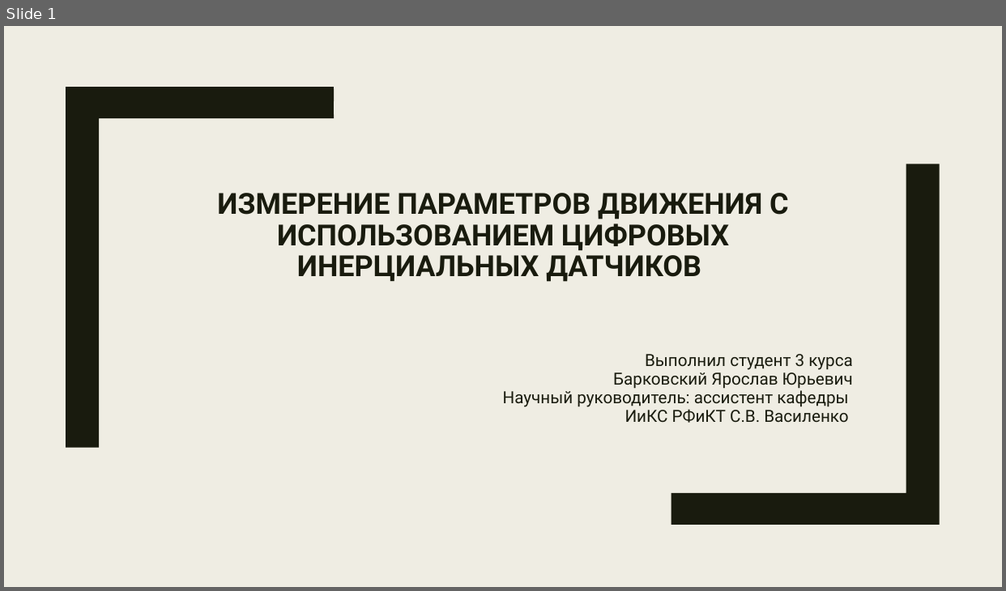
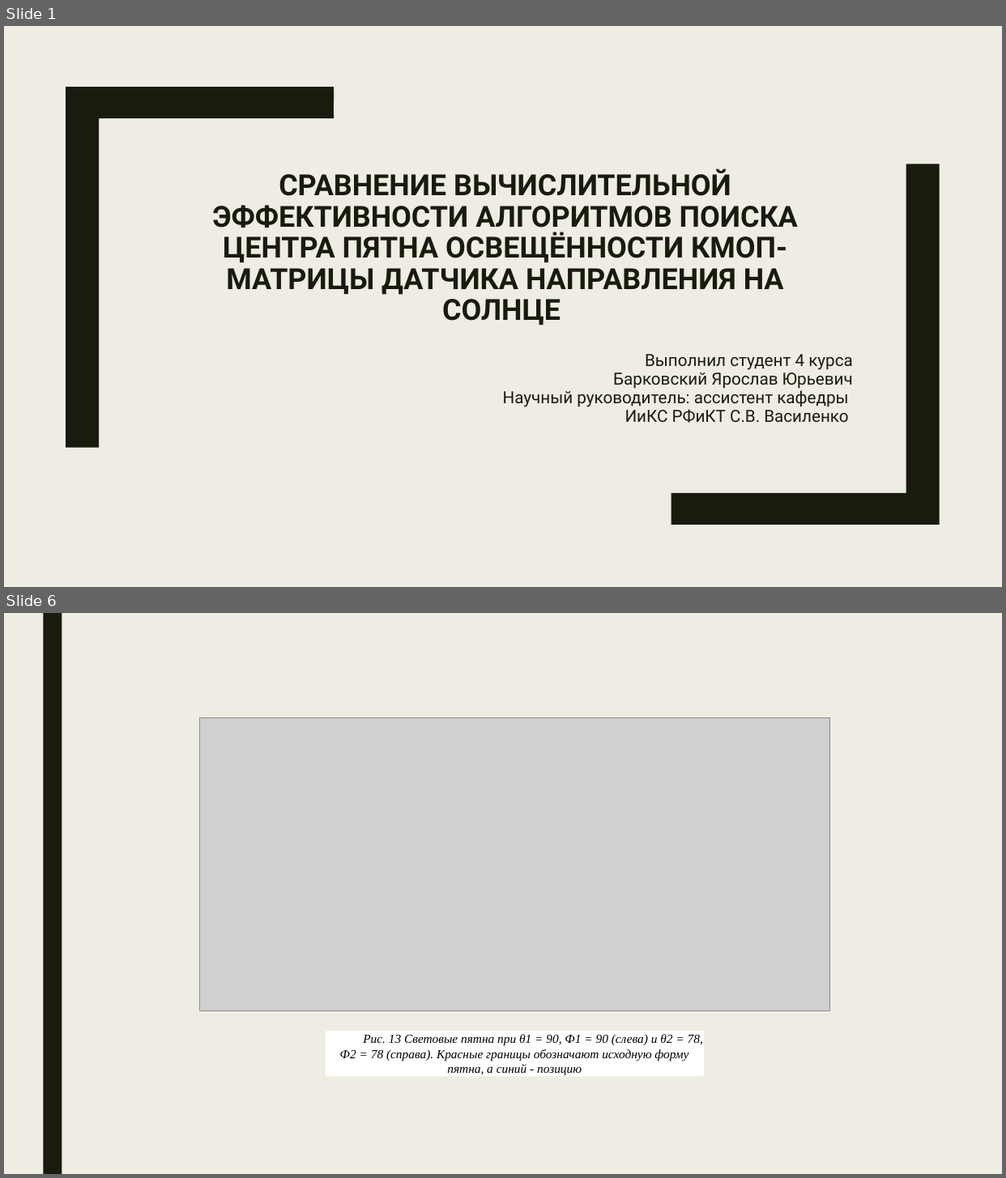
Before and after one commit to BarikQ/course_4, a slide deck: Презентация 5.pptx. Shown one above the other, each under a label of ours: slide 1 before the commit, slides 1 and 6 after it; the slides between them are not shown. The pictures are 1006x591 and 1006x1178 pixels, drawn with LibreOffice and Linux fonts; fonts in the diff are those of the drawing; grey boxes stand for pictures. Boxes give left, top, right and bottom in pixels: in the first picture for what was removed or moved away, otherwise in the second. Text is boxed around its words. In the diff, an @@ line names an element or a change of style, - is before the commit and + after.

```diff
--- a/Презентация 5.pptx
+++ b/Презентация 5.pptx
@@ slide 6 added at bbox=[4, 613, 1002, 1174], background #EFEDE3 @@
@@ rectangle added at bbox=[43, 613, 62, 1174], fill #191B0E @@
@@ picture added at bbox=[199, 717, 829, 1012] @@
@@ rectangle added at bbox=[326, 1032, 704, 1076], fill #FFFFFF, 12 pt, text #000000, italic @@
+Рис. 13 Световые пятна при θ1 = 90, Ф1 = 90 (слева) и θ2 = 78, Ф2 = 78 (справа). Красные границы обозначают исходную форму пятна, а синий - позицию
@@ slide 1 changed as well @@
@@ title at bbox=[212, 169, 798, 325]: text changed @@
-ИЗМЕРЕНИЕ ПАРАМЕТРОВ ДВИЖЕНИЯ С ИСПОЛЬЗОВАНИЕМ ЦИФРОВЫХ ИНЕРЦИАЛЬНЫХ ДАТЧИКОВ
+СРАВНЕНИЕ ВЫЧИСЛИТЕЛЬНОЙ ЭФФЕКТИВНОСТИ АЛГОРИТМОВ ПОИСКА ЦЕНТРА ПЯТНА ОСВЕЩЁННОСТИ КМОП-МАТРИЦЫ ДАТЧИКА НАПРАВЛЕНИЯ НА СОЛНЦЕ
@@ subtitle at bbox=[645, 354, 852, 370]: text changed @@
-Выполнил студент 3 курса
+Выполнил студент 4 курса
```
Also in this commit, not shown: 2 other slides changed, 12 other slides added, 8 slides removed, 1 other file.
